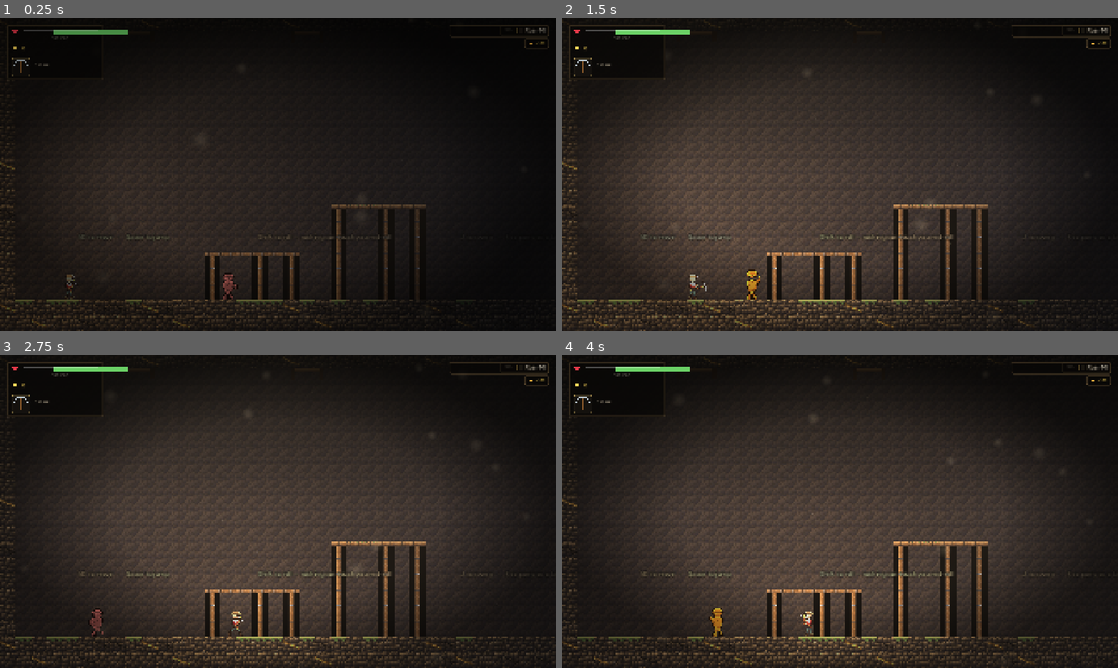
Above: before the commit, frames 1-4 (two rows, left to right).
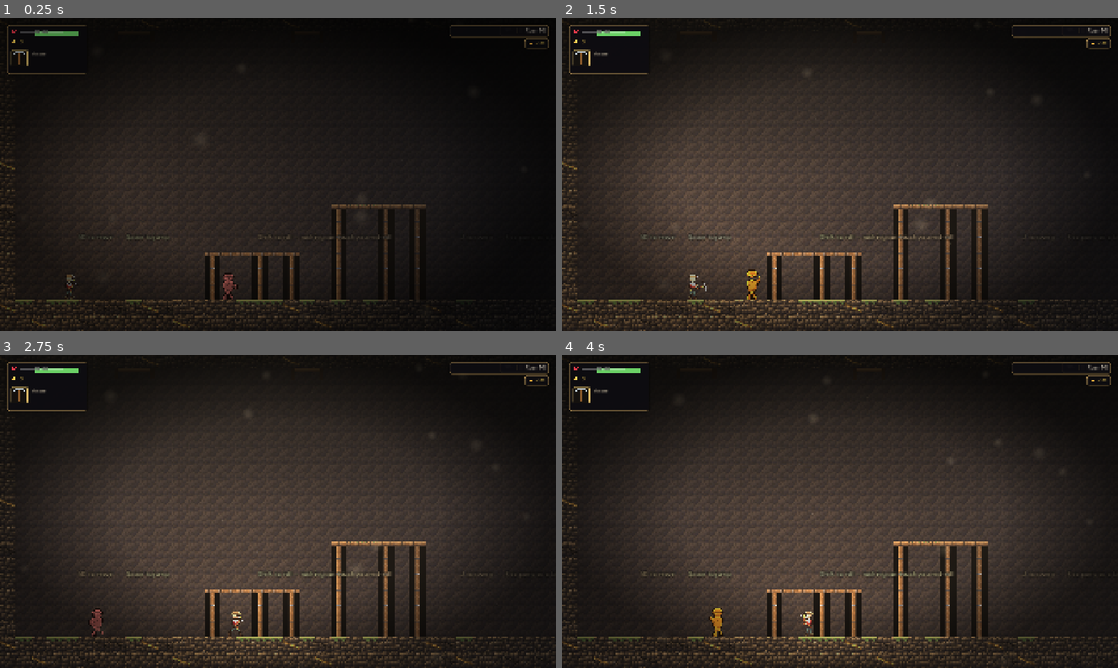
Above: after the commit, the same moments.

Repository: dlepi24/dungeon-delve
Game: Godot game, scene res://src/rooms/delve_run.tscn
Same seed, same stepped clock (60 frames per second), same inputs: the game is played once before the commit and once after it. This scene is started directly instead of the project's main scene.
Inputs (mouse positions are in pixels of both pictures, inside the frame that each line leads up to):
- Up to frame 1 (0.25 s): no input
- Up to frame 2 (1.5 s): tap Enter (ui_accept) at 0.5 s; move the mouse to (962, 158) at 0.52 s; hold D (move_right) 0.53-1.25 s; click (962, 158) at 0.6 s; tap Space (jump) at 0.77 s; drag from (728, 190) to (751, 271) at 1.27 s
- Up to frame 3 (2.75 s): move the mouse to (333, 442) at 2.02 s; hold D (move_right) from 2.03 s (still down); tap 2 (consumable_2) at 2.1 s
- Up to frame 4 (4 s): release D (move_right) at 2.75 s; drag from (812, 574) to (662, 636) at 2.77 s; move the mouse to (1006, 558) at 3.52 s; hold A (move_left) from 3.53 s (still down); right-click (1006, 558) at 3.6 s; tap Space (jump) at 3.77 s

The runs differ from the first frame. In frame 1, 0.5% of the frame differs, in the area x 1-99%, y 2-19%; in frame 2, 0.8%; in frame 3, 0.8%, in the area x 1-99%, y 2-20%; in frame 4, 0.8%.

Commit message:
Rebuild the HUD panel: tight, amber-framed, health number on the bar
The top-left panel read as a loose debug box. Restyled to the pause menu's
language (dark + amber border, drop shadow), tightened to hug its content,
health bar shortened with the number riding ON it (outlined, so it reads on
any fill), and the rows compacted. Verified in-browser via the gym scene.

Co-Authored-By: Claude Fable 5 <noreply@anthropic.com>

Diff:
--- a/src/ui/hud.gd
+++ b/src/ui/hud.gd
@@ -53,7 +53,8 @@
 	if player == null:
 		return
 	_bar.hide_when_full = false
-	_bar.bar_size = Vector2(260, 18)
+	# Shorter and squarer than before; the number rides on top of it now.
+	_bar.bar_size = Vector2(152, 15)
 	_bar.set_ratio(1.0)
 
 
--- a/src/ui/hud.tscn
+++ b/src/ui/hud.tscn
@@ -6,16 +6,18 @@
 [ext_resource type="Texture2D" path="res://assets/icons/ore.png" id="4_ore"]
 
 [sub_resource type="StyleBoxFlat" id="StyleBoxFlat_back"]
-bg_color = Color(0.03, 0.025, 0.02, 0.72)
+bg_color = Color(0.055, 0.05, 0.066, 0.9)
 border_width_left = 2
 border_width_top = 2
 border_width_right = 2
 border_width_bottom = 2
-border_color = Color(0.35, 0.28, 0.18, 1)
-corner_radius_top_left = 6
-corner_radius_top_right = 6
-corner_radius_bottom_right = 6
-corner_radius_bottom_left = 6
+border_color = Color(0.62, 0.5, 0.3, 0.85)
+corner_radius_top_left = 8
+corner_radius_top_right = 8
+corner_radius_bottom_right = 8
+corner_radius_bottom_left = 8
+shadow_color = Color(0, 0, 0, 0.4)
+shadow_size = 6
 
 [sub_resource type="StyleBoxFlat" id="StyleBoxFlat_active"]
 bg_color = Color(0.08, 0.07, 0.055, 0.95)
@@ -59,19 +61,20 @@
 layer = 5
 script = ExtResource("1_hud")
 
-; One backdrop panel so the cluster reads as a HUD, not floating debug text.
+; One tight backdrop panel, styled like the pause menu (dark + amber) so the
+; HUD reads as designed UI, not a debug box. Hugs its content.
 [node name="Backdrop" type="Panel" parent="."]
 offset_left = 24.0
 offset_top = 24.0
-offset_right = 356.0
-offset_bottom = 212.0
+offset_right = 300.0
+offset_bottom = 194.0
 theme_override_styles/panel = SubResource("StyleBoxFlat_back")
 
 [node name="HeartIcon" type="TextureRect" parent="."]
-offset_left = 40.0
-offset_top = 34.0
-offset_right = 68.0
-offset_bottom = 62.0
+offset_left = 38.0
+offset_top = 38.0
+offset_right = 60.0
+offset_bottom = 60.0
 texture = ExtResource("3_heart")
 expand_mode = 1
 stretch_mode = 5
@@ -79,56 +82,62 @@
 
 ; HealthBar is a Node2D centred on its position; bar_size is set in hud.gd.
 [node name="Bar" parent="." instance=ExtResource("2_bar")]
-position = Vector2(208, 40)
-
+position = Vector2(144, 47)
+
+; The number rides ON the bar, centred, with an outline so it reads on any fill
+; colour — cleaner than a second line under the bar.
 [node name="HealthLabel" type="Label" parent="."]
-offset_left = 78.0
-offset_top = 62.0
-offset_right = 338.0
-offset_bottom = 86.0
-theme_override_font_sizes/font_size = 15
-theme_override_colors/font_color = Color(0.85, 0.8, 0.72, 1)
+offset_left = 68.0
+offset_top = 40.0
+offset_right = 220.0
+offset_bottom = 58.0
+theme_override_font_sizes/font_size = 12
+theme_override_colors/font_color = Color(1, 1, 1, 0.95)
+theme_override_colors/font_outline_color = Color(0, 0, 0, 0.85)
+theme_override_constants/outline_size = 4
 text = "100 / 100"
 horizontal_alignment = 1
+vertical_alignment = 1
 
 [node name="OreIcon" type="TextureRect" parent="."]
-offset_left = 40.0
-offset_top = 92.0
-offset_right = 66.0
-offset_bottom = 118.0
+offset_left = 38.0
+offset_top = 72.0
+offset_right = 60.0
+offset_bottom = 94.0
 texture = ExtResource("4_ore")
 expand_mode = 1
 stretch_mode = 5
 texture_filter = 1
 
 [node name="OreCount" type="Label" parent="."]
-offset_left = 76.0
-offset_top = 92.0
-offset_right = 280.0
-offset_bottom = 118.0
-theme_override_font_sizes/font_size = 20
+offset_left = 68.0
+offset_top = 70.0
+offset_right = 200.0
+offset_bottom = 96.0
+theme_override_font_sizes/font_size = 18
 theme_override_colors/font_color = Color(1.0, 0.85, 0.35, 1)
 text = "0"
+vertical_alignment = 1
 
 [node name="WeaponSlots" type="Control" parent="."]
-offset_left = 40.0
-offset_top = 130.0
-offset_right = 200.0
-offset_bottom = 210.0
+offset_left = 38.0
+offset_top = 104.0
+offset_right = 198.0
+offset_bottom = 178.0
 
 ; The stowed weapon: smaller, dimmer, tucked behind the active square's
 ; shoulder. Swapping visually trades the two.
 [node name="Secondary" type="Panel" parent="WeaponSlots"]
-offset_left = 70.0
-offset_right = 114.0
-offset_bottom = 44.0
+offset_left = 64.0
+offset_right = 104.0
+offset_bottom = 40.0
 theme_override_styles/panel = SubResource("StyleBoxFlat_second")
 
 [node name="SIcon" type="TextureRect" parent="WeaponSlots/Secondary"]
 offset_left = 6.0
 offset_top = 6.0
-offset_right = 38.0
-offset_bottom = 38.0
+offset_right = 34.0
+offset_bottom = 34.0
 expand_mode = 1
 stretch_mode = 5
 texture_filter = 1
@@ -136,46 +145,45 @@
 
 ; What is in your hand right now: the big square.
 [node name="Active" type="Panel" parent="WeaponSlots"]
-offset_top = 8.0
-offset_right = 64.0
-offset_bottom = 72.0
+offset_top = 6.0
+offset_right = 58.0
+offset_bottom = 64.0
 theme_override_styles/panel = SubResource("StyleBoxFlat_active")
 
 [node name="AIcon" type="TextureRect" parent="WeaponSlots/Active"]
-offset_left = 8.0
-offset_top = 8.0
-offset_right = 56.0
-offset_bottom = 56.0
+offset_left = 7.0
+offset_top = 7.0
+offset_right = 51.0
+offset_bottom = 51.0
 expand_mode = 1
 stretch_mode = 5
 texture_filter = 1
 
 [node name="KeyHint" type="Label" parent="WeaponSlots"]
-offset_left = 70.0
-offset_top = 48.0
-offset_right = 160.0
-offset_bottom = 70.0
-theme_override_font_sizes/font_size = 13
+offset_left = 72.0
+offset_top = 44.0
+offset_right = 162.0
+offset_bottom = 64.0
+theme_override_font_sizes/font_size = 12
 theme_override_colors/font_color = Color(0.6, 0.55, 0.45, 1)
 text = "Q swap"
 
-; Beside the weapon square, not below it — fills the panel's empty right side
-; and lets the panel end tight under the loadout instead of a dead strip.
+; Beside the weapon square — the weapon in hand, named.
 [node name="WeaponName" type="Label" parent="."]
-offset_left = 120.0
-offset_top = 148.0
-offset_right = 348.0
-offset_bottom = 174.0
-theme_override_font_sizes/font_size = 16
-theme_override_colors/font_color = Color(0.85, 0.79, 0.68, 1)
+offset_left = 110.0
+offset_top = 112.0
+offset_right = 292.0
+offset_bottom = 138.0
+theme_override_font_sizes/font_size = 15
+theme_override_colors/font_color = Color(0.88, 0.82, 0.7, 1)
 text = "Pickaxe"
 vertical_alignment = 1
 
 [node name="BuffRows" type="VBoxContainer" parent="."]
 offset_left = 40.0
-offset_top = 228.0
+offset_top = 210.0
 offset_right = 220.0
-offset_bottom = 436.0
+offset_bottom = 418.0
 theme_override_constants/separation = 8
 
 ; Reserved for debuffs — empty until a DebuffData exists. See hud.gd.
